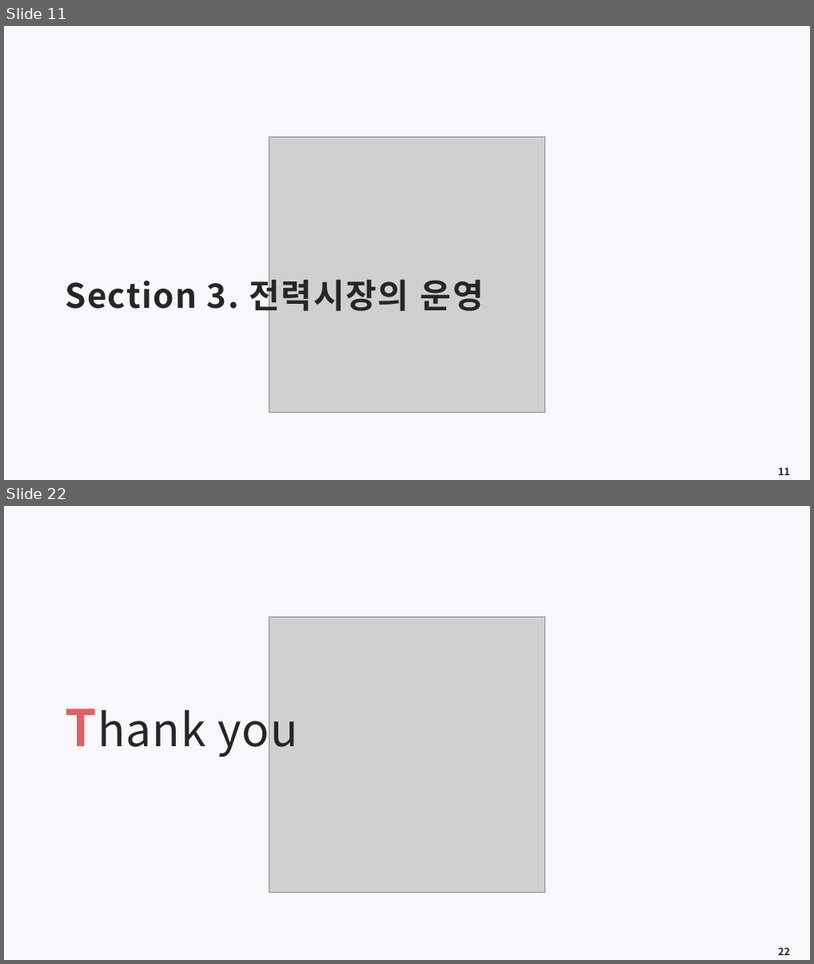
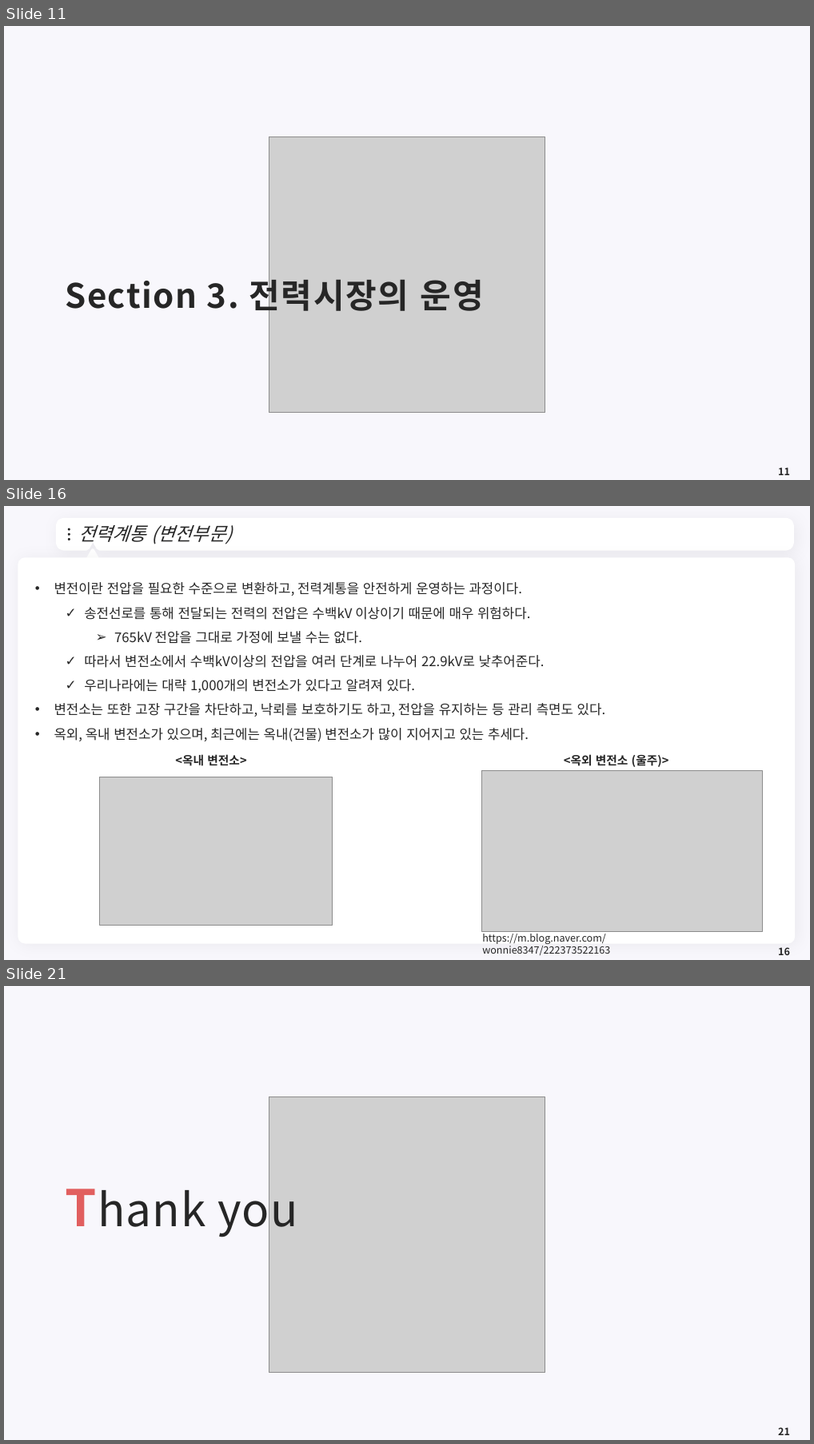
Before and after one commit to meandthey/Teaching, a slide deck: 에너지경제학/자원에너지경제학_Chapter_7 (전력시장).pptx. Shown one above the other, each under a label of ours: slides 11 and 22 before the commit, slides 11, 16 and 21 after it; the slides between them are not shown. The pictures are 814x964 and 814x1444 pixels, drawn with LibreOffice and Linux fonts; fonts in the diff are those of the drawing; grey boxes stand for pictures; background and template pictures are left out. Boxes give left, top, right and bottom in pixels: in the first picture for what was removed or moved away, otherwise in the second. Text is boxed around its words. In the diff, an @@ line names an element or a change of style, - is before the commit and + after.

```diff
--- a/에너지경제학/자원에너지경제학_Chapter_7 (전력시장).pptx
+++ b/에너지경제학/자원에너지경제학_Chapter_7 (전력시장).pptx
@@ slide 16 added at bbox=[4, 506, 810, 960], background #F8F7FC @@
@@ freeform shape added at bbox=[59, 521, 792, 548], fill #FFFFFF, outline #FFFFFF 7.25 pt @@
@@ ellipse added at bbox=[68, 528, 70, 531], fill #262626 @@
@@ title added at bbox=[78, 525, 232, 544], 22 pt, text #262626, italic @@
+전력계통 (변전부문)
@@ ellipse added at bbox=[68, 533, 70, 536], fill #262626 @@
@@ ellipse added at bbox=[68, 538, 70, 540], fill #262626 @@
@@ triangle added at bbox=[86, 550, 99, 562], fill #FFFFFF, outline #FFFFFF 3.75 pt @@
@@ freeform shape added at bbox=[775, 530, 782, 540], fill #FFFFFF @@
@@ rounded rectangle added at bbox=[18, 557, 796, 944], fill #FFFFFF @@
@@ text added at bbox=[54, 582, 606, 741], 16 pt, text #262626 @@
+• 변전이란 전압을 필요한 수준으로 변환하고, 전력계통을 안전하게 운영하는 과정이다.
+  ✓ 송전선로를 통해 전달되는 전력의 전압은 수백kV 이상이기 때문에 매우 위험하다.
+    ➢ 765kV 전압을 그대로 가정에 보낼 수는 없다.
+  ✓ 따라서 변전소에서 수백kV이상의 전압을 여러 단계로 나누어 22.9kV로 낮추어준다.
+  ✓ 우리나라에는 대략 1,000개의 변전소가 있다고 알려져 있다.
+• 변전소는 또한 고장 구간을 차단하고, 낙뢰를 보호하기도 하고, 전압을 유지하는 등 관리 측면도 있다.
+• 옥외, 옥내 변전소가 있으며, 최근에는 옥내(건물) 변전소가 많이 지어지고 있는 추세다.
@@ text added at bbox=[175, 754, 246, 766], 14 pt, text #262626, bold @@
+<옥내 변전소>
@@ text added at bbox=[564, 754, 670, 767], 14 pt, text #262626, bold @@
+<옥외 변전소 (울주)>
@@ picture added at bbox=[99, 776, 333, 925] @@
@@ picture added at bbox=[482, 770, 762, 932] @@
@@ text added at bbox=[482, 931, 610, 955], 12 pt, text #262626 @@
+https://m.blog.naver.com/wonnie8347/222373522163
@@ page number added at bbox=[778, 947, 790, 955], 12 pt, text #262626, bold @@
+16
@@ what was slide 22 is now slide 21 @@
@@ page number at bbox=[778, 1427, 790, 1435]: text changed @@
-22
+21
```
Also in this commit, not shown: 3 slides changed, 5 other slides added, 7 slides removed, 2 other files.
